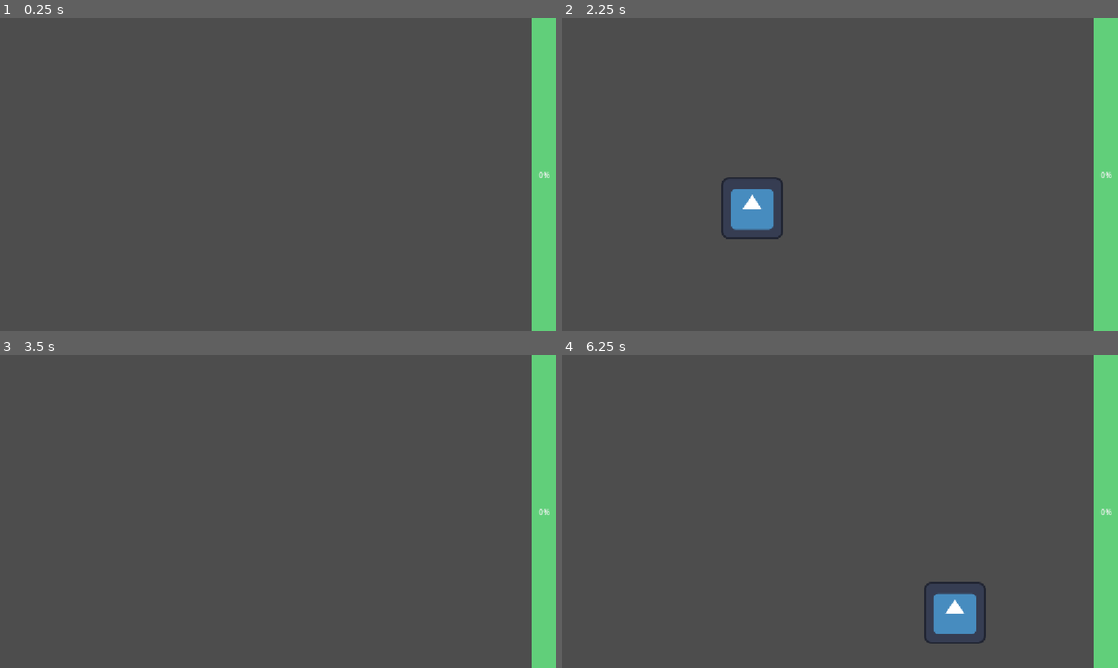
Above: before the commit, frames 1-4 (two rows, left to right).
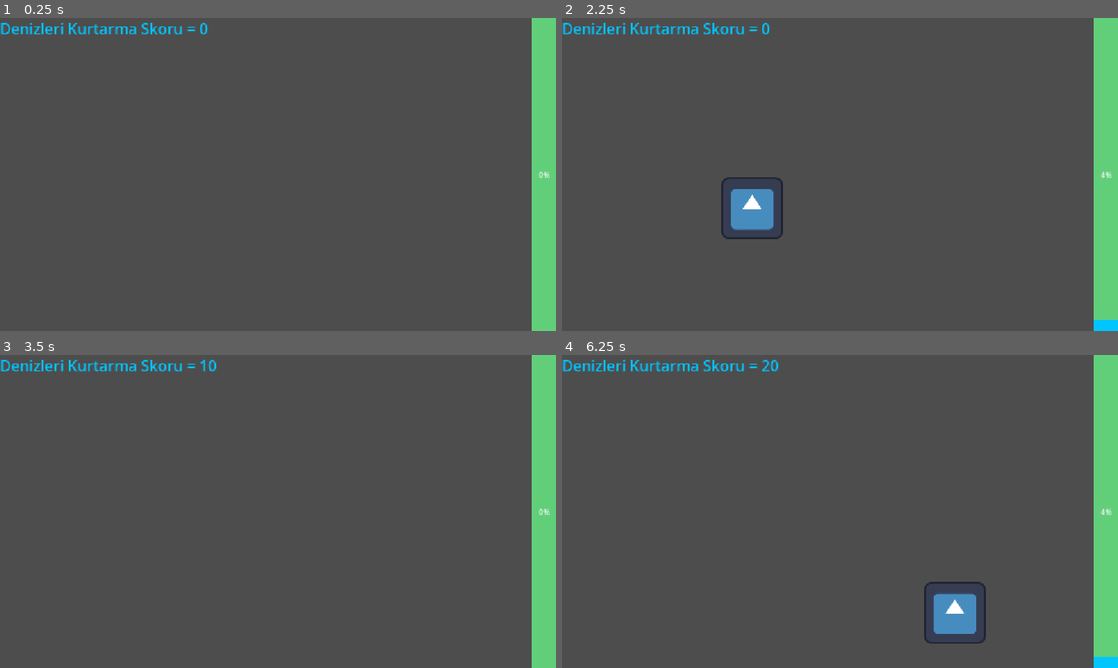
Above: after the commit, the same moments.

Repository: Kuro-Tie/deniz-kurtarma-operasyonu
Game: Godot game, scene res://Sahneler/ana.tscn
Same seed, same stepped clock (60 frames per second), same inputs: the game is played once before the commit and once after it. The engine's default icon, where the game draws it, is replaced by a stand-in: a white triangle on a blue panel in a dark square.
Inputs (mouse positions are in pixels of both pictures, inside the frame that each line leads up to):
- Up to frame 1 (0.25 s): no input
- Up to frame 2 (2.25 s): tap Enter at 0.5, 2 s; tap Space at 1.25 s
- Up to frame 3 (3.5 s): click (189, 545) at 2.75 s
- Up to frame 4 (6.25 s): tap Space at 3.5, 5.75 s; click (684, 411) at 4.25 s; tap Enter at 5 s

The runs differ from the first frame. In frame 1, 0.6% of the frame differs, in the area x 0-38%, y 1-6%; in frame 2, 0.8%; in frame 3, 0.6%; in frame 4, 0.8%, in the area x 0-100%, y 1-100%.

Commit message:
KirlilikBar Kodlandı Skor verildi her tıklamada

Diff:
--- /dev/null
+++ b/Kodlar/SkorVeBar.gd
@@ -0,0 +1,3 @@
+extends Node
+@onready var skor = 0
+@onready var yuzde = 0
--- a/Kodlar/canvas_layer.gd
+++ b/Kodlar/canvas_layer.gd
@@ -5,10 +5,16 @@
 # Script zaten CanvasLayer'a bağlı olduğu için doğrudan altındaki düğümlere ulaşabiliriz:
 @onready var sise_izgarasi = $Ekran/BoslukVermeKonteynir/DikeyKonteynir/SiseIzgarasi
 @onready var olusturucu_timer = $OlusturucuZaman
-
+@onready var kirlilikbar = $Ekran/KirlilikBar
+@onready var Skor = $Ekran/Skor
 func _ready():
 	olusturucu_timer.timeout.connect(_on_spawn_timer_timeout)
+	kirlilikbar.value = 100
 
+
+func _process(_delta):
+	Skor.text = "Denizleri Kurtarma Skoru = " + str(SkorVeBar.skor)
+	kirlilikbar.value = SkorVeBar.yuzde
 func _on_spawn_timer_timeout():
 	var tum_yuvalar = sise_izgarasi.get_children()
 	var bos_yuvalar = []
@@ -17,6 +23,7 @@
 	for yuva in tum_yuvalar:
 		if yuva.get_child_count() == 0:
 			bos_yuvalar.append(yuva)
+
 
 	# Boş yuva varsa rastgele birine şişe butonunu yerleştir
 	if bos_yuvalar.size() > 0:
@@ -27,3 +34,4 @@
 
 
 		secilen_yuva.add_child(yeni_sise)
+	SkorVeBar.yuzde += 1
--- a/Kodlar/sise_buton_kod.gd
+++ b/Kodlar/sise_buton_kod.gd
@@ -1,9 +1,11 @@
 extends TextureButton
+
 
 func _ready():
 	# Şişeye tıklandığında (veya mobilde dokunulduğunda) çalışacak sinyal
 	pressed.connect(_on_sise_basildi)
 
 func _on_sise_basildi():
-	# Puan ekleme kodun (Örn: Global.puan += 10)
-	queue_free() # Şişeyi yok et
+	SkorVeBar.skor += 10
+	SkorVeBar.yuzde -= 1
+	queue_free() # Şişeleri yok et
--- a/Sahneler/ana.tscn
+++ b/Sahneler/ana.tscn
@@ -137,6 +137,17 @@
 grow_vertical = 2
 theme_override_styles/background = SubResource("StyleBoxFlat_vwcll")
 theme_override_styles/fill = SubResource("StyleBoxFlat_jgrr6")
+max_value = 28.0
+step = 1.0
+fill_mode = 3
+
+[node name="Skor" type="Label" parent="Ekran" unique_id=1430142298]
+layout_mode = 0
+offset_right = 40.0
+offset_bottom = 23.0
+theme_override_colors/font_color = Color(0, 0.77254903, 1, 1)
+theme_override_font_sizes/font_size = 31
+text = "Denizleri Kurtarma Skoru = 0"
 
 [node name="OlusturucuZaman" type="Timer" parent="." unique_id=1144213637]
 wait_time = 2.0
--- a/project.godot
+++ b/project.godot
@@ -15,6 +15,10 @@
 config/features=PackedStringArray("4.6", "GL Compatibility")
 config/icon="res://icon.svg"
 
+[autoload]
+
+SkorVeBar="*uid://sqisq5nik04c"
+
 [display]
 
 window/stretch/mode="canvas_items"
Not shown, added: Kodlar/SkorVeBar.gd.uid
